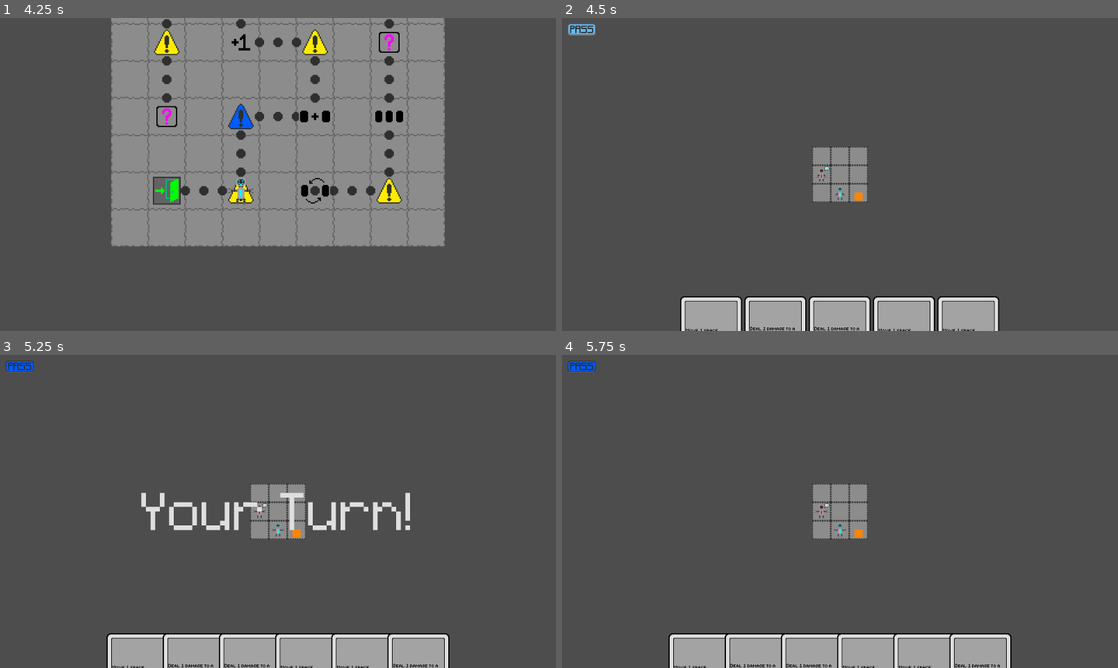
Above: before the commit, frames 1-4 (two rows, left to right).
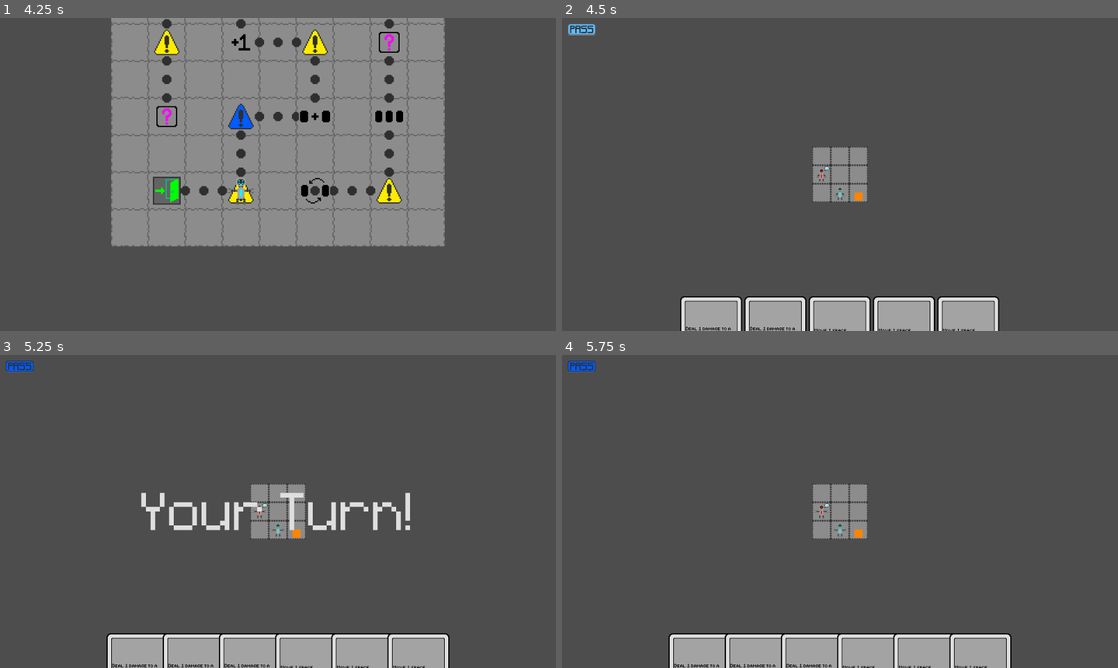
Above: after the commit, the same moments.

Repository: CattacoCattaco/strategy-deckbuilder-roguelike
Game: Godot game, scene res://deck_selection_screen/deck_selection_screen.tscn
The game is run twice, just before and just after one commit, with the same random seed, the same clock (stepped at 60 frames per second) and the same inputs.
Inputs (mouse positions are in pixels of both pictures, inside the frame that each line leads up to):
- Up to frame 1 (4.25 s): click "Select" at 0.5 s; tap Enter (do_event) at 1.25, 2.75 s; move the mouse to (400, 158) at 1.27 s; hold D (right) 1.28-2 s; hold Enter (do_event) 1.28-2 s; click (400, 158) at 1.42 s; tap Space at 2, 3.5 s; drag from (166, 190) to (250, 237) at 2.02 s; move the mouse to (333, 105) at 2.77 s; hold D (right) 2.78-3.5 s; hold Z (zoom) 2.78-3.5 s; drag from (250, 237) to (111, 127) at 3.52 s
- Up to frame 2 (4.5 s): tap Enter (do_event) at 4.25 s; move the mouse to (1006, 221) at 4.27 s; hold A (left) from 4.28 s (still down); tap Shift at 4.35 s
- Up to frame 3 (5.25 s): release A (left) at 5 s; click (22, 367) at 5 s
- Up to frame 4 (5.75 s): no input

Frame 1 is identical in both runs. In frame 2, 0.1% of the frame differs, in the area x 22-54%, y 98-100%; in frame 3, 0.1%; in frame 4, 0.1%.

Commit message:
Add Hand Sorting
The hand now can also be sorted

Diff:
--- a/card/card.gd
+++ b/card/card.gd
@@ -14,6 +14,13 @@
 
 var needs_targets: bool = false
 var cancelled: bool = false
+
+static func sort(cards: Array[Card]) -> void:
+	cards.sort_custom(_is_before)
+
+
+static func _is_before(a: Card, b: Card) -> bool:
+	return CardData.is_before(a.card_data, b.card_data)
 
 
 func _ready() -> void:
--- a/card/data/card_data.gd
+++ b/card/data/card_data.gd
@@ -10,10 +10,10 @@
 	for card in cards:
 		Modifier.sort(card.modifiers)
 
-	cards.sort_custom(_is_before)
+	cards.sort_custom(is_before)
 
 
-static func _is_before(a: CardData, b: CardData) -> bool:
+static func is_before(a: CardData, b: CardData) -> bool:
 	for i in len(a.modifiers):
 		if i >= len(b.modifiers):
 			return false
--- a/card/hand/hand.gd
+++ b/card/hand/hand.gd
@@ -118,6 +118,18 @@
 
 	update_gap_size()
 
+	sort()
+
+
+func sort() -> void:
+	for card in cards:
+		remove_child(card)
+
+	Card.sort(cards)
+
+	for card in cards:
+		add_child(card)
+
 
 func discard(card: Card) -> void:
 	deck.discard(card.card_data)
